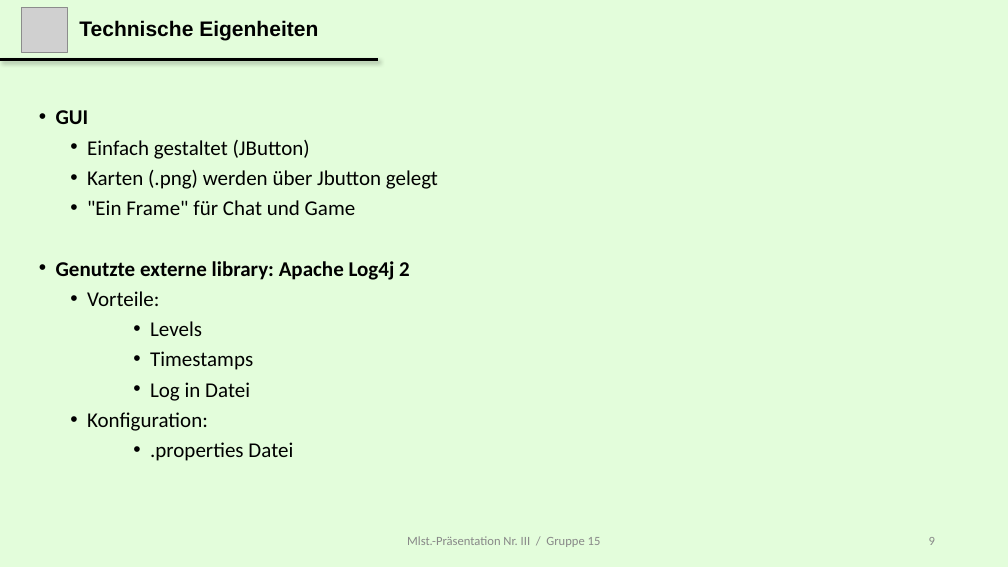
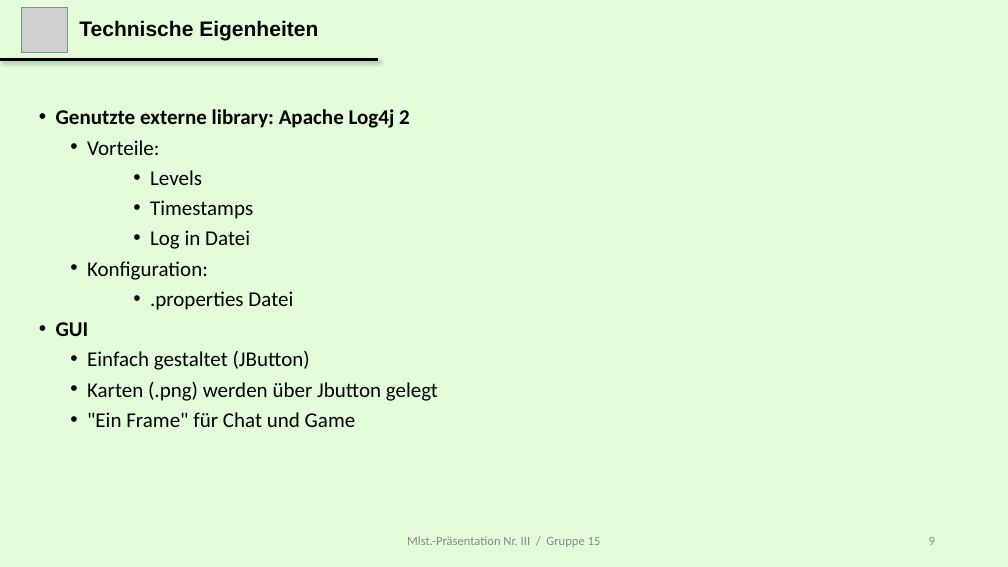
Before and after one commit to gjoyet/skipBo, a slide deck: slide 9 of 00_General/Presentation/MS 3/Presentation_Milestone_iii_Master.pptx. Drawn at 1008x567 pixels with LibreOffice and Linux fonts; fonts in the diff are those of the drawing; grey boxes stand for pictures. Boxes give left, top, right and bottom in pixels: in the first picture for what was removed or moved away, otherwise in the second. Text is boxed around its words. In the diff, an @@ line names an element or a change of style, - is before the commit and + after.

Commit message:
Changed logger and GUI techinal stuff around to make more sense in presentation.

```diff
--- a/00_General/Presentation/MS 3/Presentation_Milestone_iii_Master.pptx
+++ b/00_General/Presentation/MS 3/Presentation_Milestone_iii_Master.pptx
@@ text at box(56, 110, 438, 215): paragraphs removed @@
-• GUI
-  • Einfach gestaltet (JButton)
-  • Karten (.png) werden über Jbutton gelegt
-  • "Ein Frame" für Chat und Game
@@ text at box(56, 322, 438, 427): paragraphs added @@
+• GUI
+  • Einfach gestaltet (JButton)
+  • Karten (.png) werden über Jbutton gelegt
+  • "Ein Frame" für Chat und Game
```
